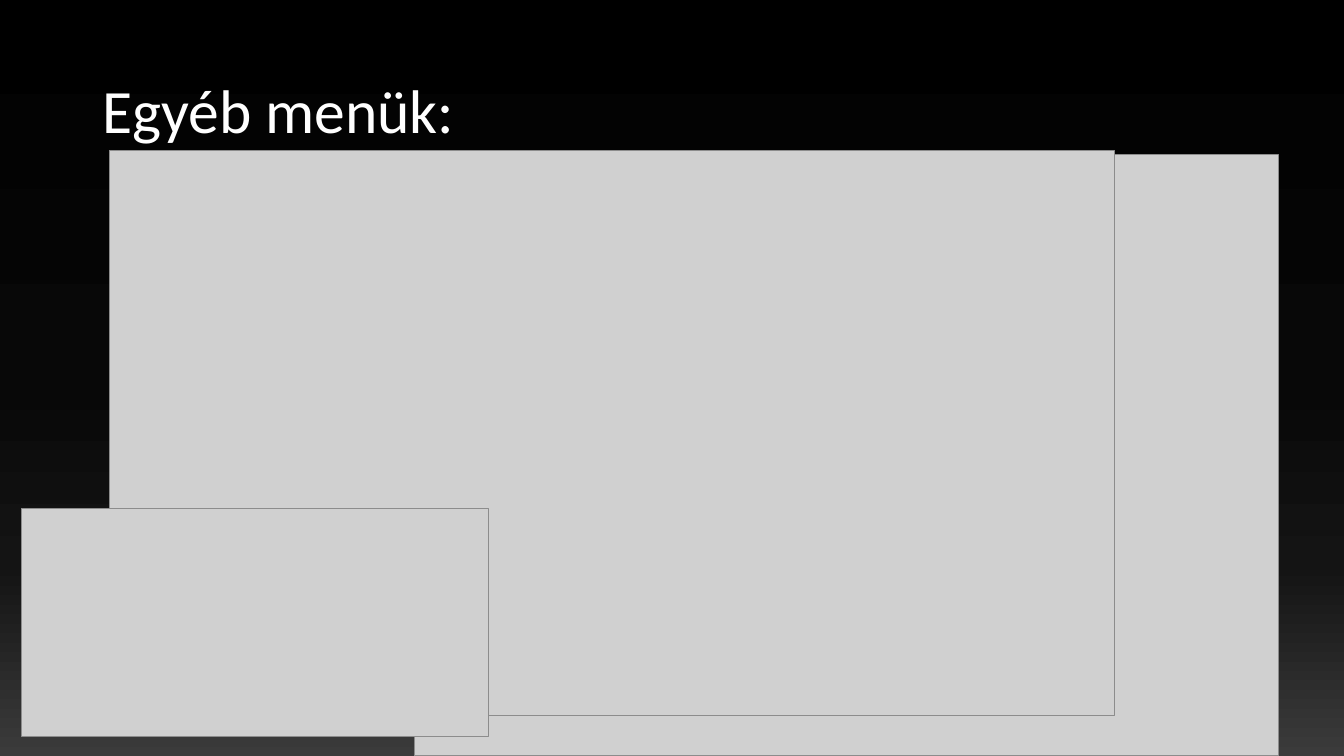
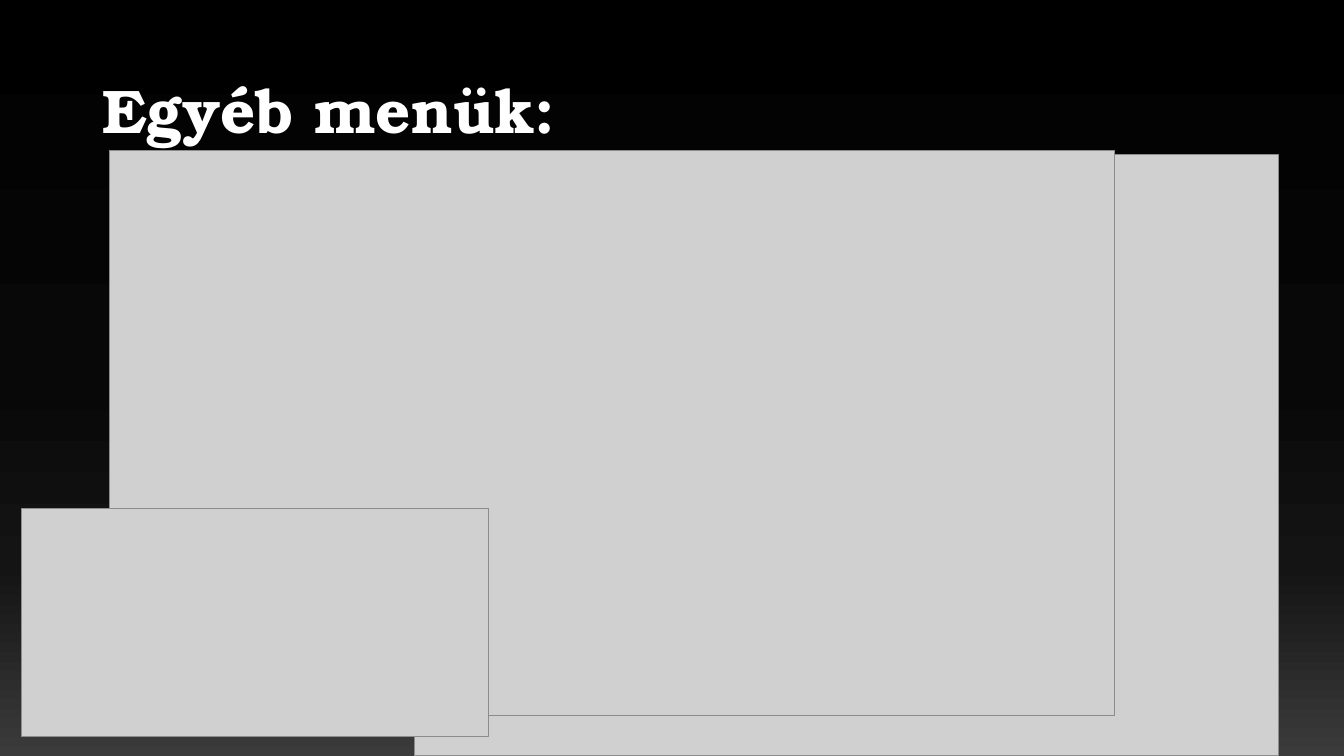
Before and after one commit to szollingerrajmund/SpaceHunter, a slide deck: slide 6 of PPT/Space Hunter.pptx. Drawn at 1344x756 pixels with LibreOffice and Linux fonts; fonts in the diff are those of the drawing; grey boxes stand for pictures. Boxes give left, top, right and bottom in pixels: in the first picture for what was removed or moved away, otherwise in the second. Text is boxed around its words. In the diff, an @@ line names an element or a change of style, - is before the commit and + after.

```diff
--- a/PPT/Space Hunter.pptx
+++ b/PPT/Space Hunter.pptx
@@ title "Egyéb menük:" at box(102, 86, 555, 149): font Calibri to TeX Gyre Bonum, bold on @@
```
Also in this commit, not shown: 6 other slides changed, 2 slides added, 2 slides removed, 1 other file.
